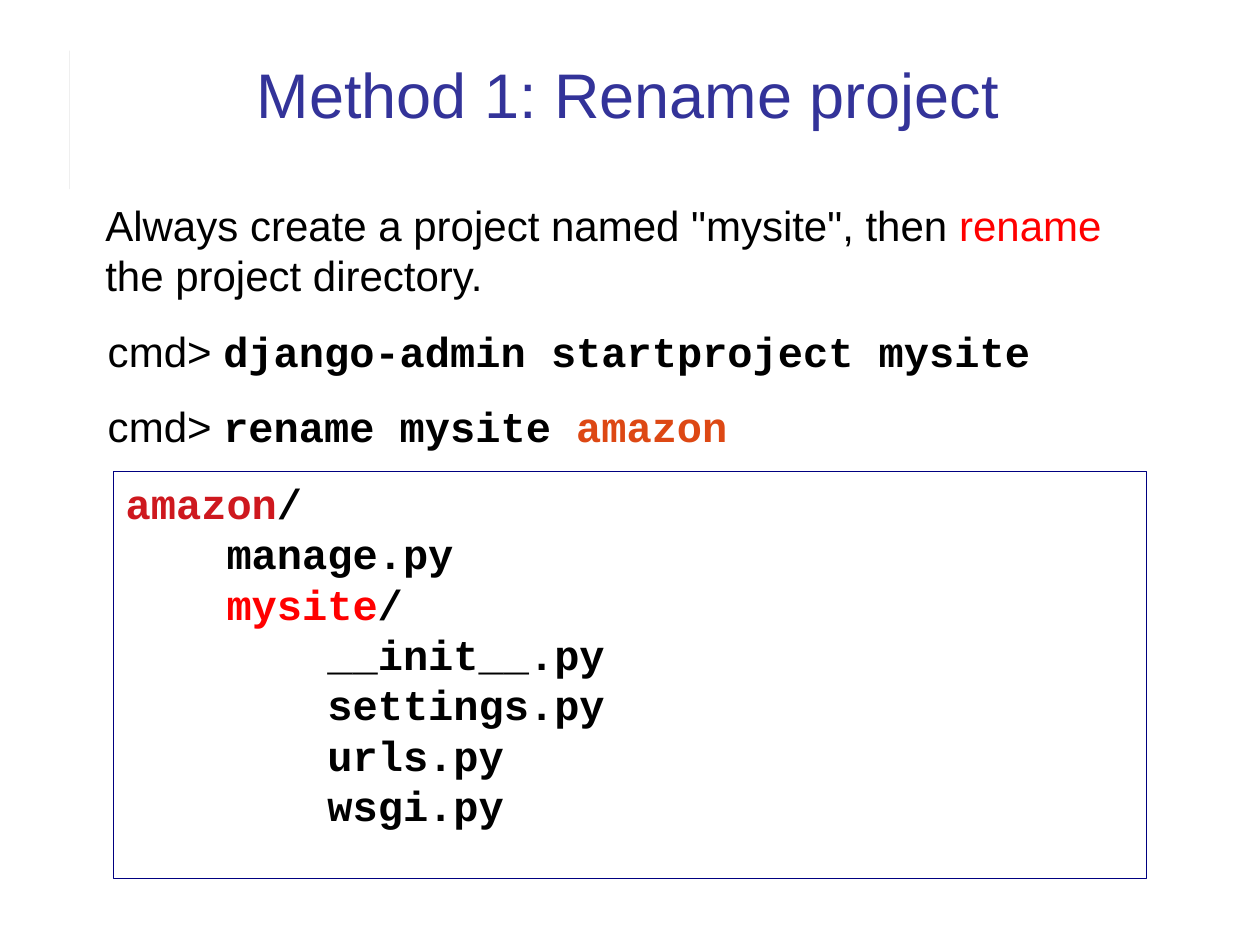
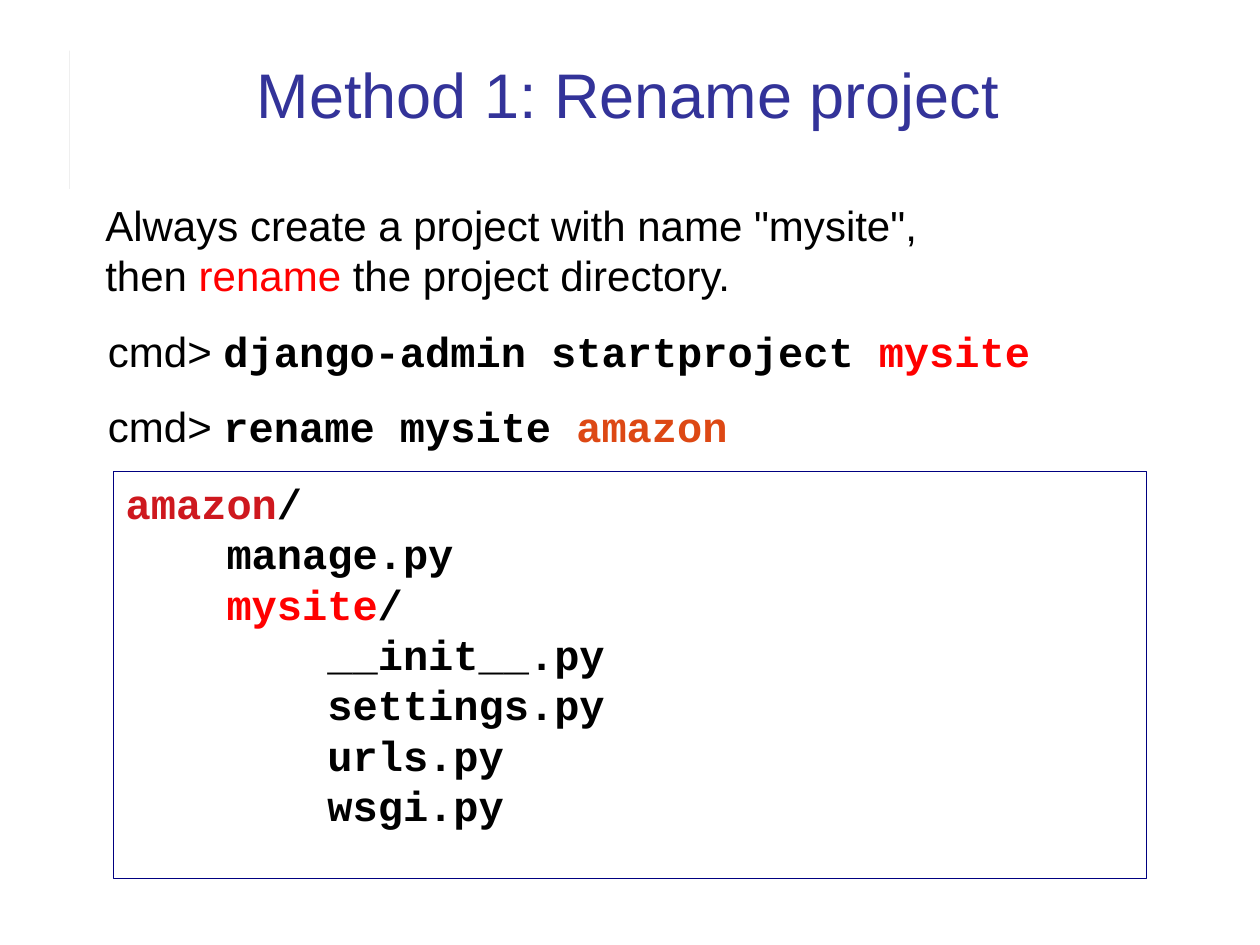
Before and after one commit to cpske/ISP, a slide deck: slide 25 of django/Intro-to-Django.ppt (slide 19 before the commit). Drawn at 1260x945 pixels with LibreOffice and Linux fonts; fonts in the diff are those of the drawing. Boxes give left, top, right and bottom in pixels: in the first picture for what was removed or moved away, otherwise in the second. Text is boxed around its words. In the diff, an @@ line names an element or a change of style, - is before the commit and + after.

Commit message:
Add intro to Django

```diff
--- a/django/Intro-to-Django.ppt
+++ b/django/Intro-to-Django.ppt
@@ text at (105,210,917,300): text changed @@
-Always create a project named "mysite", then rename the project directory.
+Always create a project with name "mysite",
+then rename the project directory.
@@ text at (108,336,1030,451): text colour #000000 to #FF0000 in "mysite"; indent changed @@
```
Also in this commit, not shown: 18 other slides changed, 6 slides added, 2 other files.
